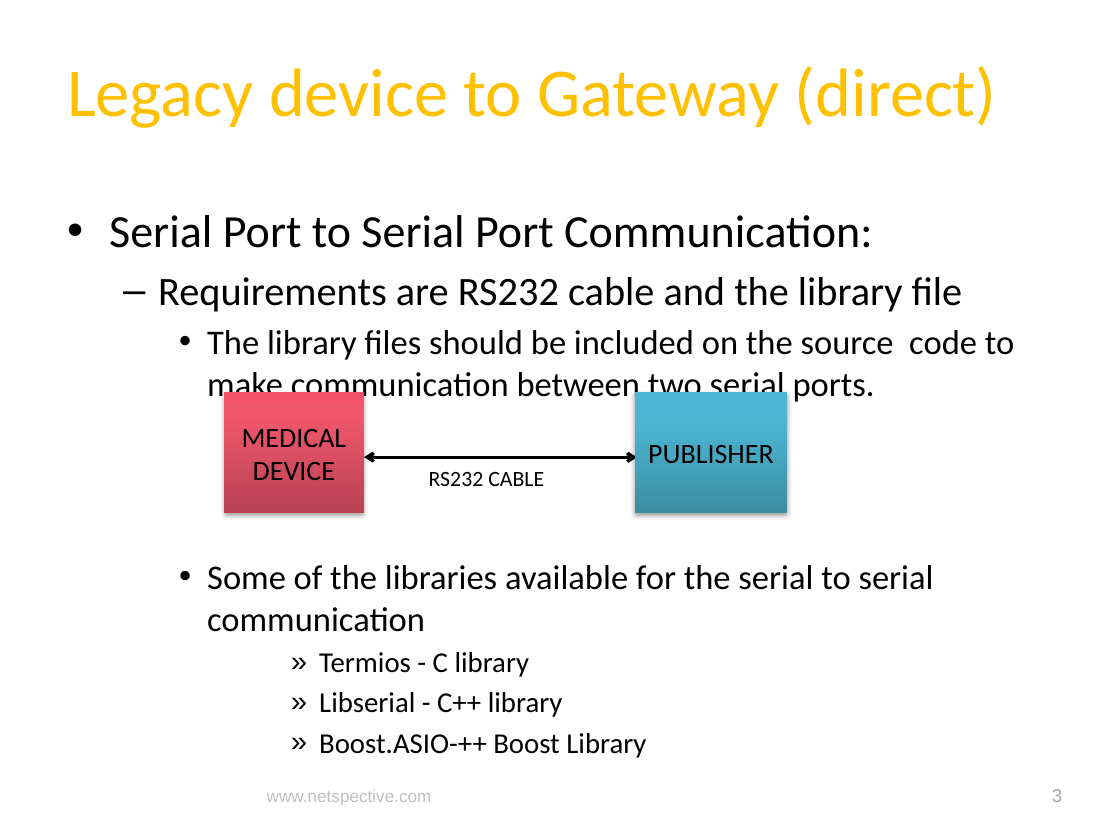
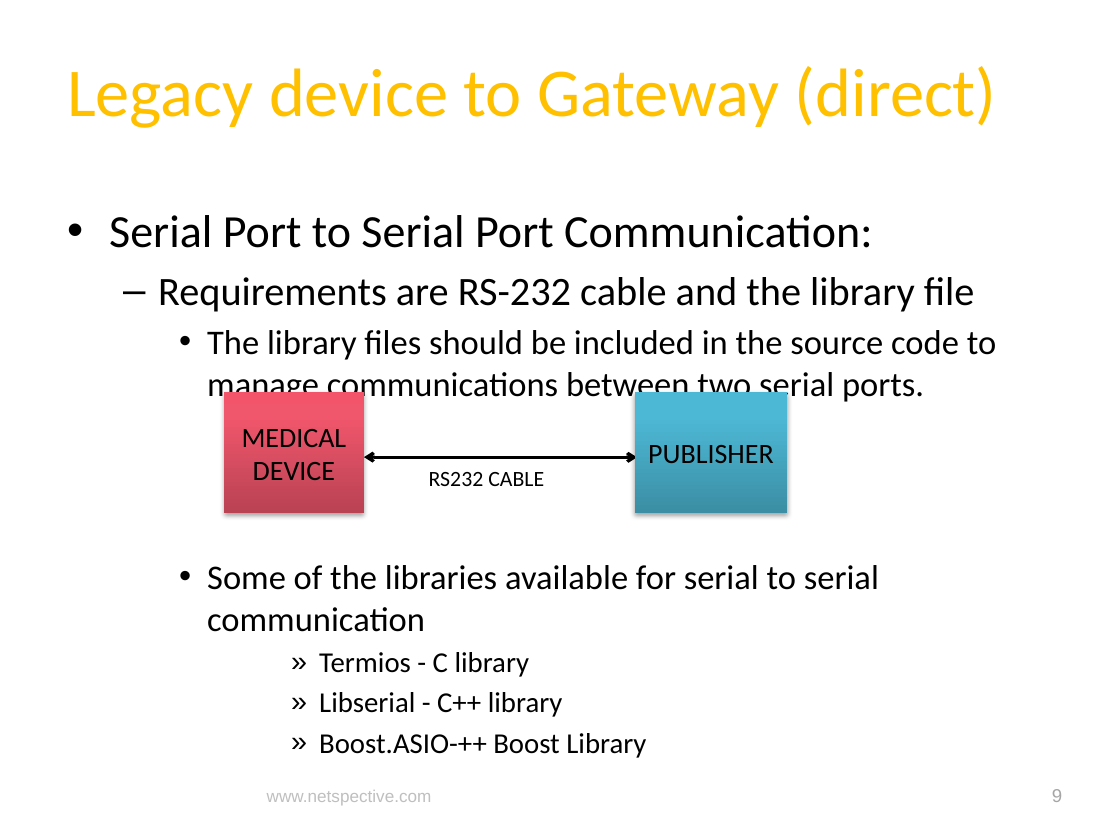
Before and after one commit to netspective/fluent, a slide deck: slide 9 of support/documents/Covidien Gateway Prototype With RS232.pptx (slide 3 before the commit). Drawn at 1120x840 pixels with LibreOffice and Linux fonts; fonts in the diff are those of the drawing; background and template pictures are left out. Boxes give left, top, right and bottom in pixels: in the first picture for what was removed or moved away, otherwise in the second. Text is boxed around its words. In the diff, an @@ line names an element or a change of style, - is before the commit and + after.

```diff
--- a/support/documents/Covidien Gateway Prototype With RS232.pptx
+++ b/support/documents/Covidien Gateway Prototype With RS232.pptx
@@ text at [158, 277, 996, 632]: text changed @@
-  – Requirements are RS232 cable and the library file
-    • The library files should be included on the source code to make communication between two serial ports.
-    • Some of the libraries available for the serial to serial communication
+  – Requirements are RS-232 cable and the library file
+    • The library files should be included in the source code to manage communications between two serial ports.
+    • Some of the libraries available for serial to serial communication
@@ page number at [1052, 789, 1062, 802]: text changed @@
-3
+9
```
Also in this commit, not shown: 3 other slides changed, 5 slides added, 1 other file.
